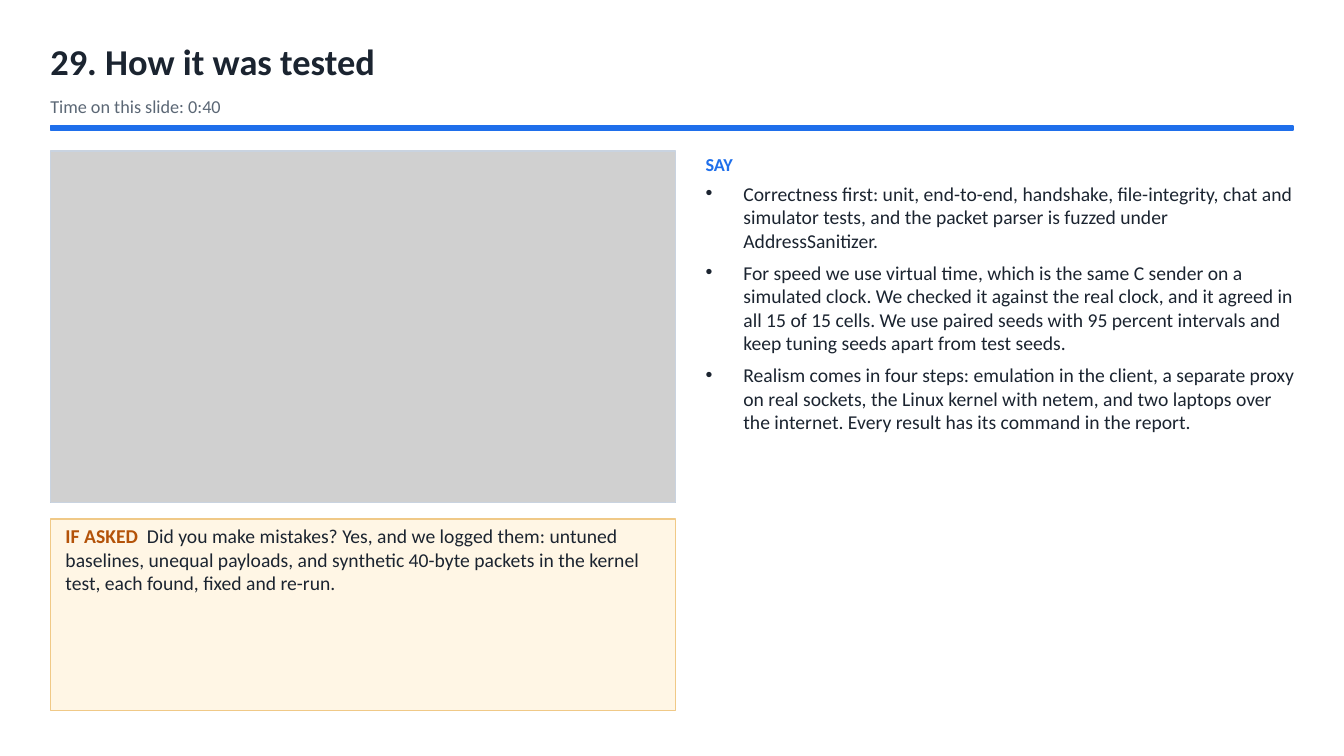
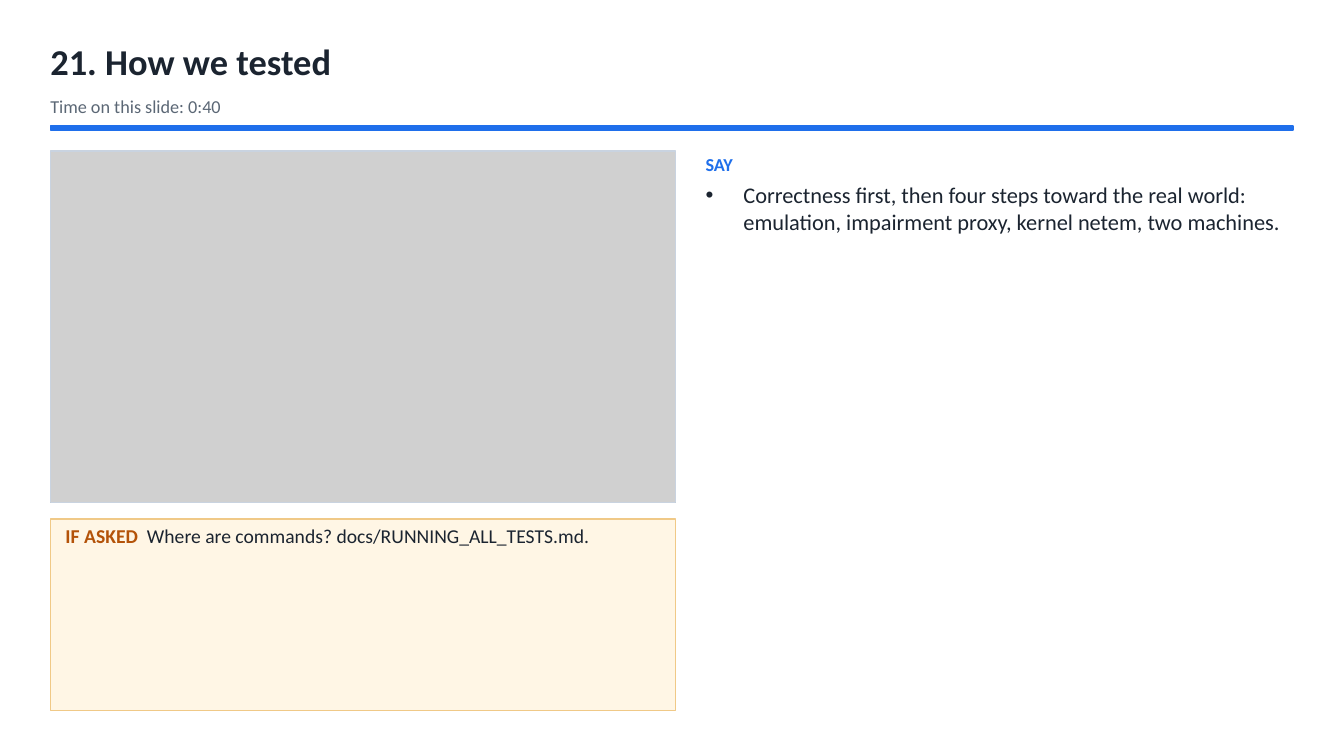
Before and after one commit to Capsturrrr/REPLIC, a slide deck: slide 23 of docs/final/RUDP_Host_Guide.pptx (slide 31 before the commit). Drawn at 1344x756 pixels with LibreOffice and Linux fonts; fonts in the diff are those of the drawing; grey boxes stand for pictures. Boxes give left, top, right and bottom in pixels: in the first picture for what was removed or moved away, otherwise in the second. Text is boxed around its words. In the diff, an @@ line names an element or a change of style, - is before the commit and + after.

```diff
--- a/docs/final/RUDP_Host_Guide.pptx
+++ b/docs/final/RUDP_Host_Guide.pptx
@@ text at (50,49,331,76): text changed @@
-29. How it was tested
+21. How we tested
@@ text at (743,187,1280,234): text changed; size 14 to 16 pt @@
-• Correctness first: unit, end-to-end, handshake, file-integrity, chat and simulator tests, and the packet parser is fuzzed under AddressSanitizer.
-• For speed we use virtual time, which is the same C sender on a simulated clock. We checked it against the real clock, and it agreed in all 15 of 15 cells. We use paired seeds with 95 percent intervals and keep tuning seeds apart from test seeds.
-• Realism comes in four steps: emulation in the client, a separate proxy on real sockets, the Linux kernel with netem, and two laptops over the internet. Every result has its command in the report.
+• Correctness first, then four steps toward the real world: emulation, impairment proxy, kernel netem, two machines.
@@ text at (65,529,589,546): text changed @@
-IF ASKED Did you make mistakes? Yes, and we logged them: untuned baselines, unequal payloads, and synthetic 40-byte packets in the kernel test, each found, fixed and re-run.
+IF ASKED Where are commands? docs/RUNNING_ALL_TESTS.md.
```
Also in this commit, not shown: 37 other slides changed, 5 slides removed, 9 other files.
